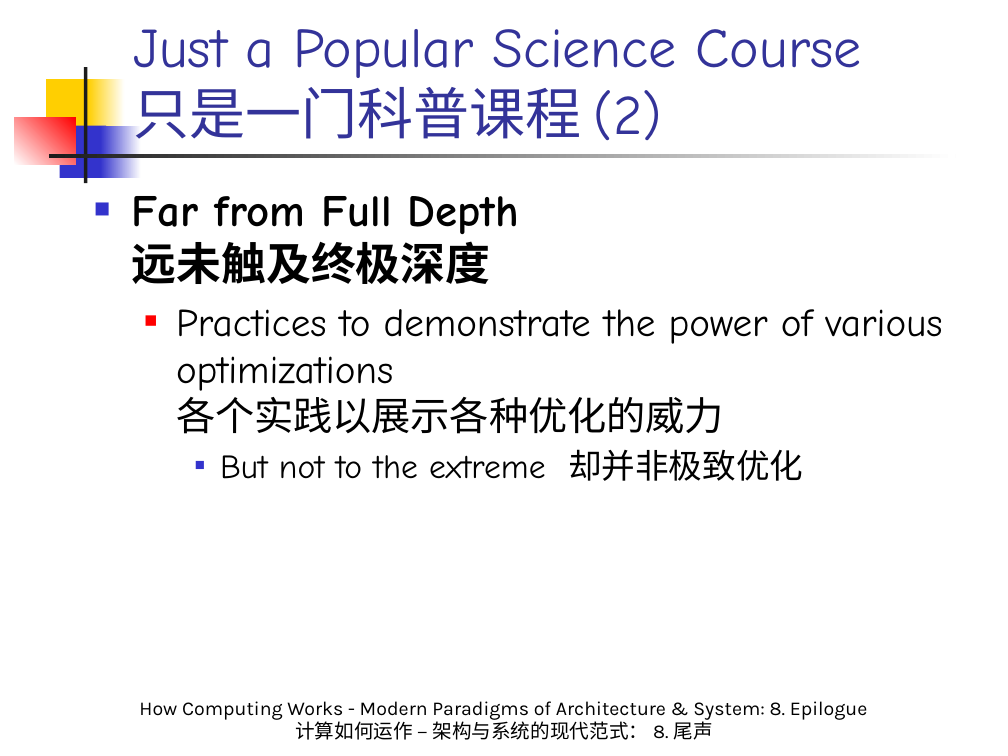
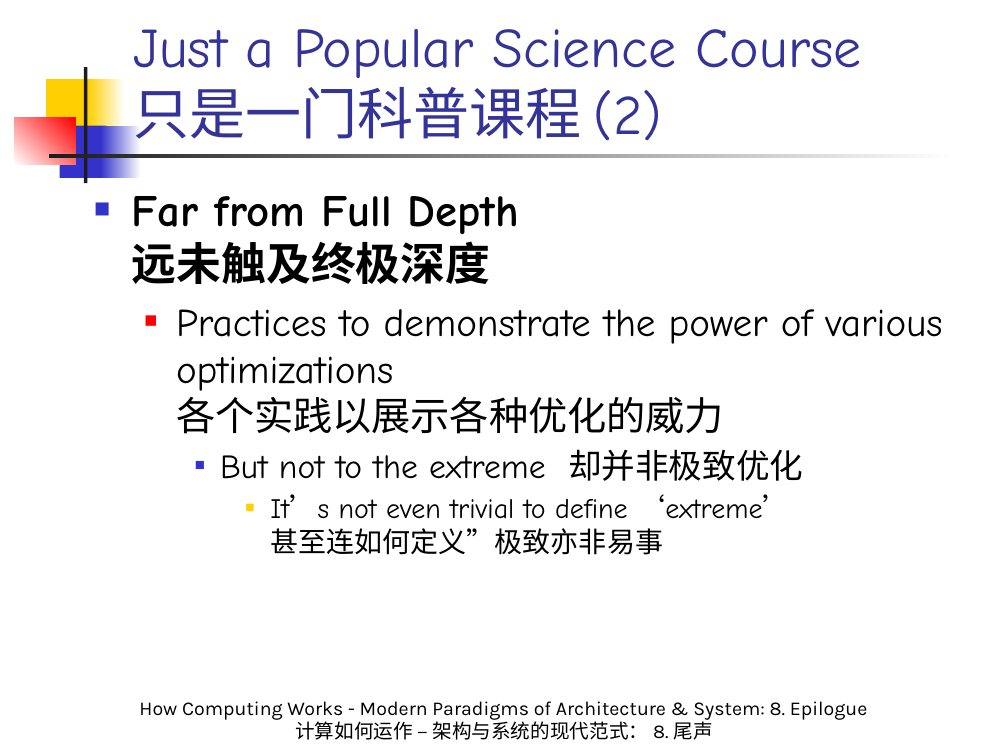
Before and after one commit to licongintel/courseMaterial, a slide deck: slide 43 of HCWMPA&S/Slides/8. Epilogue.pptx (slide 40 before the commit). Drawn at 1008x756 pixels with LibreOffice and Linux fonts; fonts in the diff are those of the drawing. Boxes give left, top, right and bottom in pixels: in the first picture for what was removed or moved away, otherwise in the second. Text is boxed around its words. In the diff, an @@ line names an element or a change of style, - is before the commit and + after.

```diff
--- a/HCWMPA&S/Slides/8. Epilogue.pptx
+++ b/HCWMPA&S/Slides/8. Epilogue.pptx
@@ text at box(270, 494, 790, 555): paragraph added @@
+      ■ It’s not even trivial to define ‘extreme’
+        甚至连如何定义”极致亦非易事
```
Also in this commit, not shown: 6 other slides changed, 3 slides added, 1 other file.
